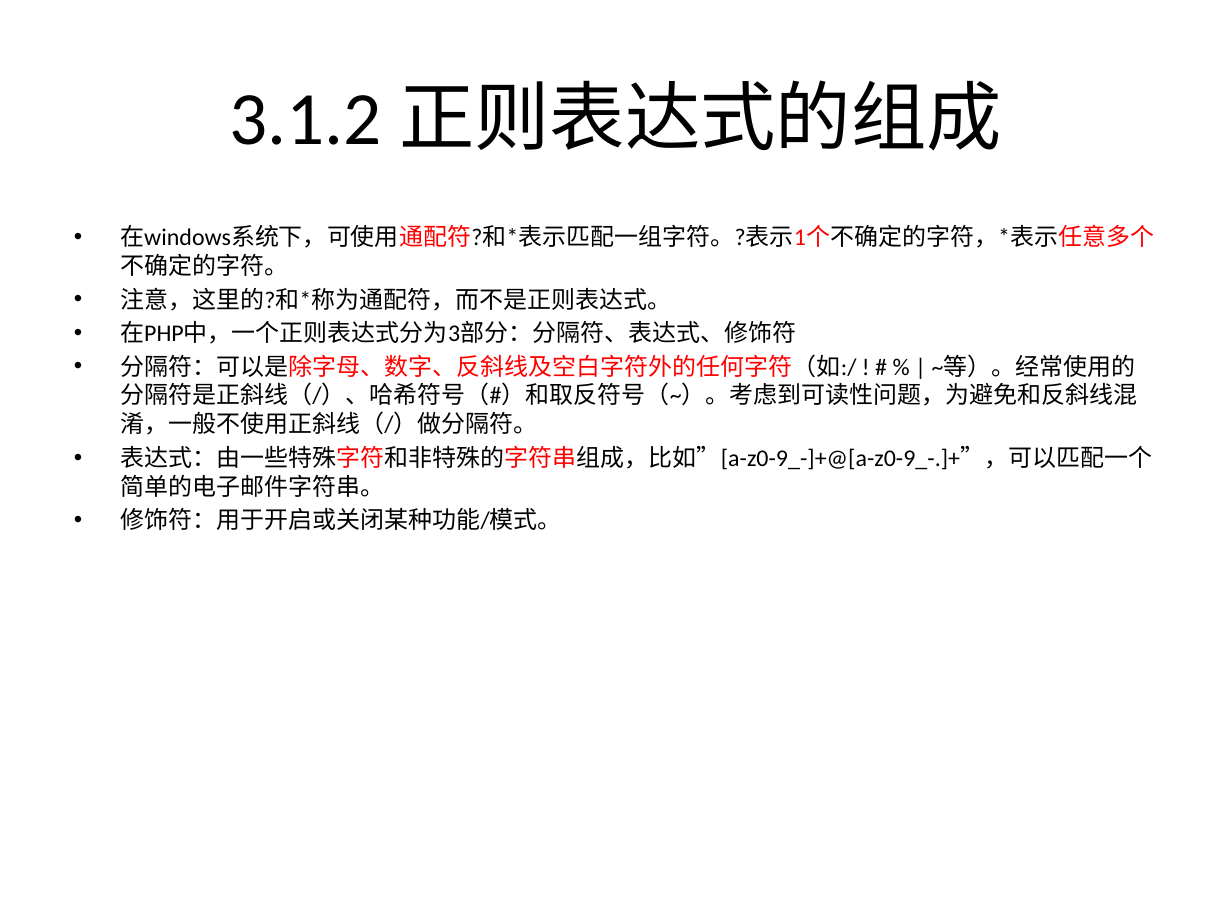
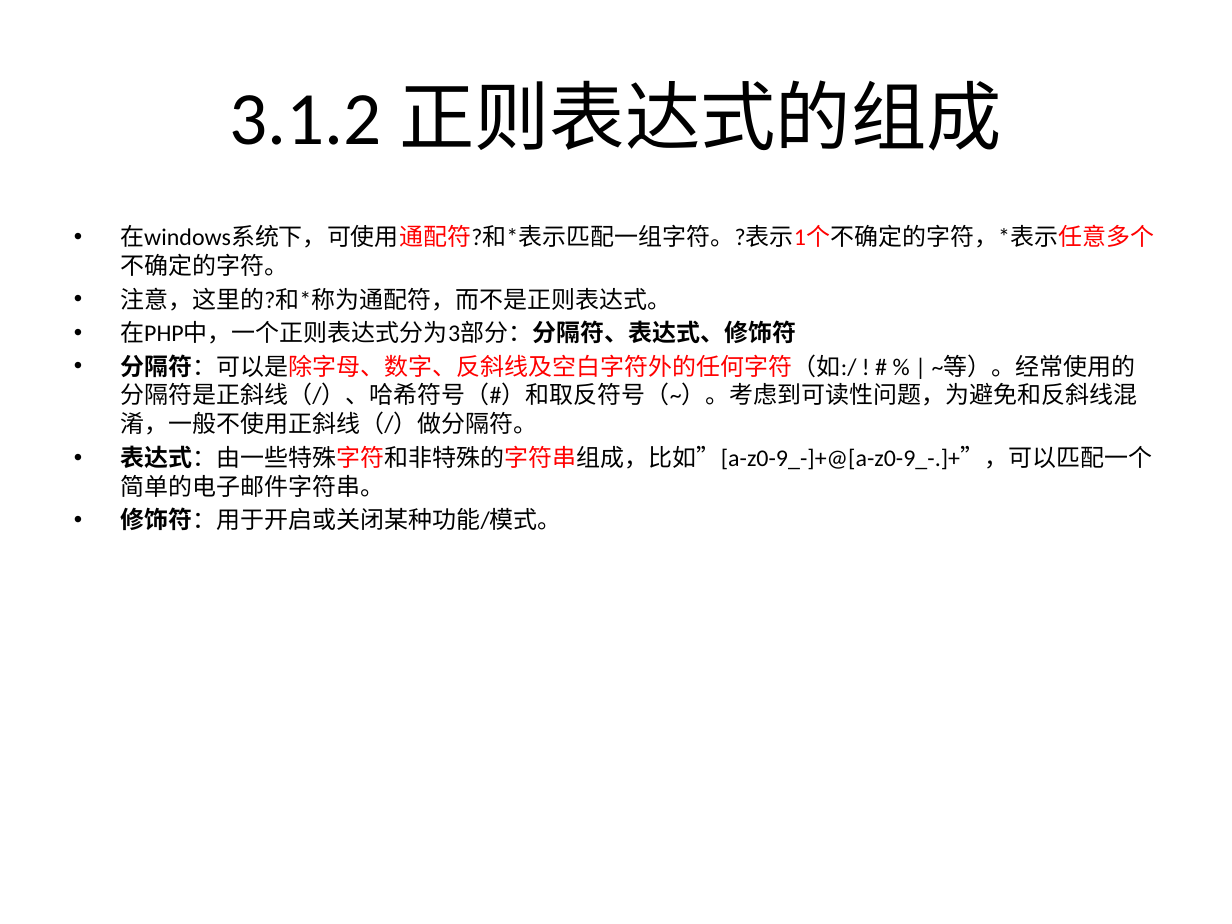
Before and after one commit to rayallen20/regularExpressions, a slide deck: slide 4 of 《PHP核心技术与最佳实践》第3章--正则表达式基础与应用/3.1 认识正则表达式.pptx. Drawn at 1232x924 pixels with LibreOffice and Linux fonts; fonts in the diff are those of the drawing. Boxes give left, top, right and bottom in pixels: in the first picture for what was removed or moved away, otherwise in the second. Text is boxed around its words. In the diff, an @@ line names an element or a change of style, - is before the commit and + after.

```diff
--- a/《PHP核心技术与最佳实践》第3章--正则表达式基础与应用/3.1 认识正则表达式.pptx
+++ b/《PHP核心技术与最佳实践》第3章--正则表达式基础与应用/3.1 认识正则表达式.pptx
@@ text at [120, 320, 1152, 530]: bold on in "在PHP中，一个正则表达式分为3部分：分隔符、表达式、修饰符", "分隔符：可以是除字母、数字、反斜线及空白字符外的任何字符（如:/", "表达式：由一些特殊字符和非特殊的字符串组成，比如”[a-z0-9_-]+@[a-z0-9_-.]+”，可以匹配一个简单的 ...", "修饰符：用于开启或关闭某种功能/模式。" @@
```
Also in this commit, not shown: 2 other files.
